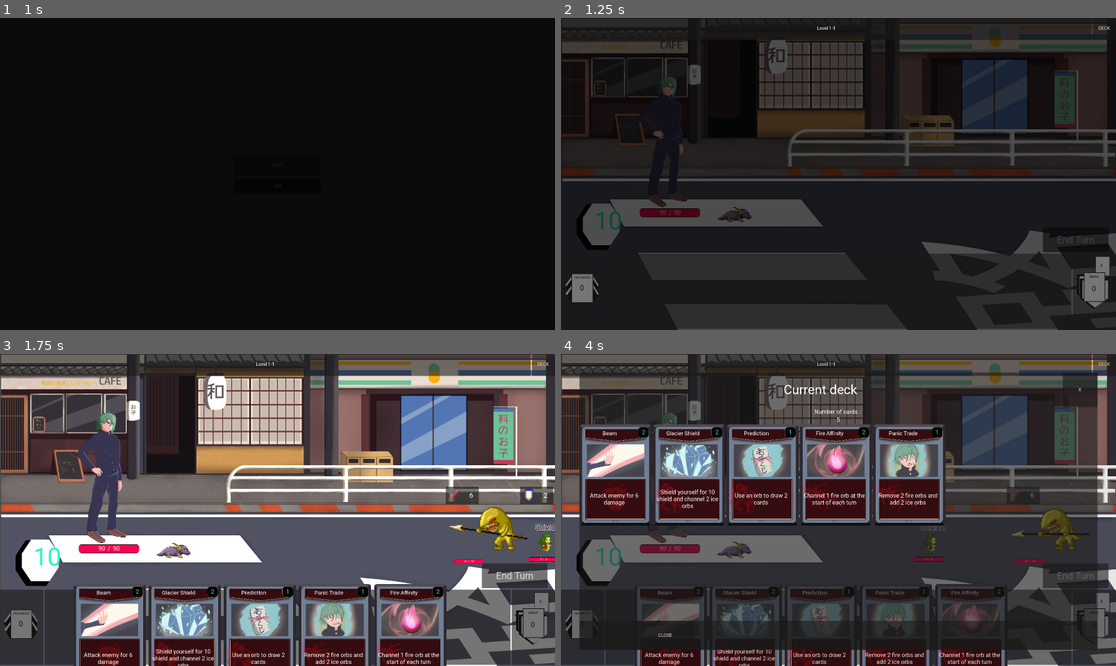
Above: before the commit, frames 1-4 (two rows, left to right).
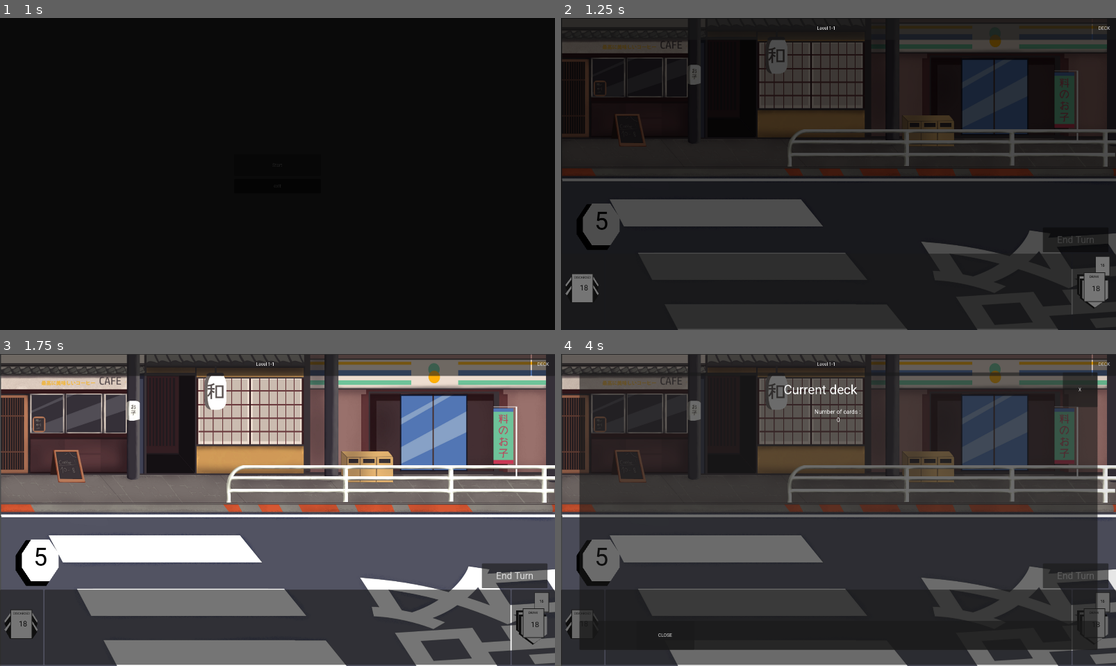
Above: after the commit, the same moments.

Repository: Leosten/card-game
Game: Godot game, scene res://main.tscn
Same seed, same stepped clock (60 frames per second), same inputs: the game is played once before the commit and once after it.
Inputs (mouse positions are in pixels of both pictures, inside the frame that each line leads up to):
- Up to frame 1 (1 s): click "Start" at 0.5 s
- Up to frame 2 (1.25 s): no input
- Up to frame 3 (1.75 s): click "End Turn" at 1.25 s
- Up to frame 4 (4 s): click (672, 634) at 2.02 s; click "DECK" at 2.75 s; click "End Turn" at 3.5 s

Frame 1 is identical in both runs. In frame 2, 0.9% of the frame differs, in the area x 3-98%, y 18-88%; in frame 3, 19%; in frame 4, 28%, in the area x 3-98%, y 18-100%.
Error after the commit: Parse Error: Could not find type "Status" in the current scope. (res://Manager/status_manager.gd:26)

Commit message:
new monster arts and portraits

Diff:
--- a/Utils/Status.gd
+++ b/Utils/Status.gd
@@ -1,5 +1,3 @@
-class_name Status
-
 extends Resource
 
 signal effect_changed
Binary file added: Art/Monsters/fireball/fireball_body.png
Not shown, added: Art/Monsters/fireball/fireball_body.png.import
Binary file added: Art/Monsters/fireball/fireball_eye.png
Not shown, added: Art/Monsters/fireball/fireball_eye.png.import
Binary file added: Art/Monsters/fireball/fireball_eye_damage.png
Not shown, added: Art/Monsters/fireball/fireball_eye_damage.png.import
Binary file added: Art/Monsters/fireball/fireball_full.png
Not shown, added: Art/Monsters/fireball/fireball_full.png.import
Binary file added: Art/Monsters/lucky_cat/lucky_cat_bell.png
Not shown, added: Art/Monsters/lucky_cat/lucky_cat_bell.png.import
Binary file added: Art/Monsters/lucky_cat/lucky_cat_body.png
Not shown, added: Art/Monsters/lucky_cat/lucky_cat_body.png.import
(and 66 more such lines)
